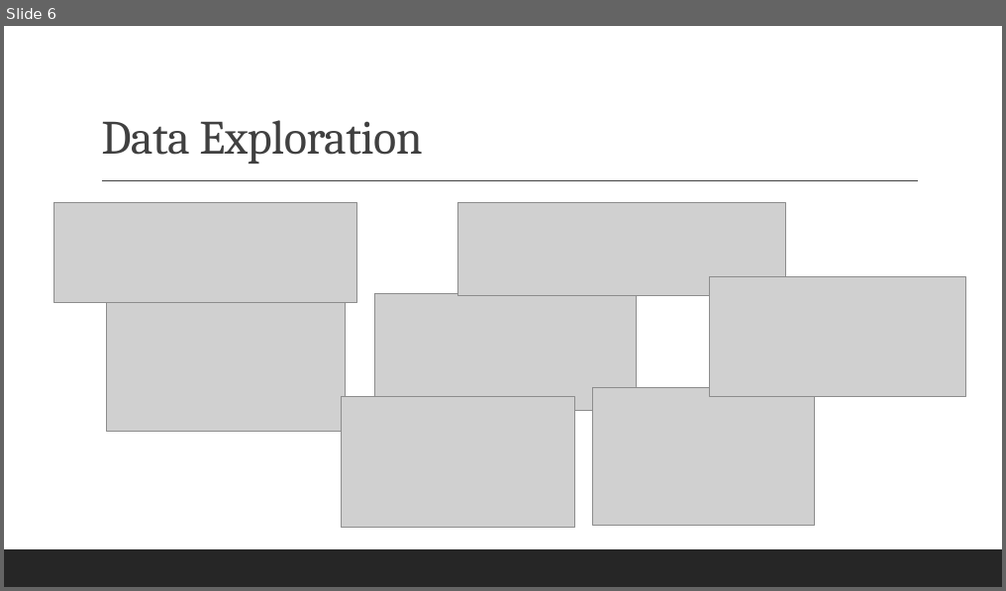
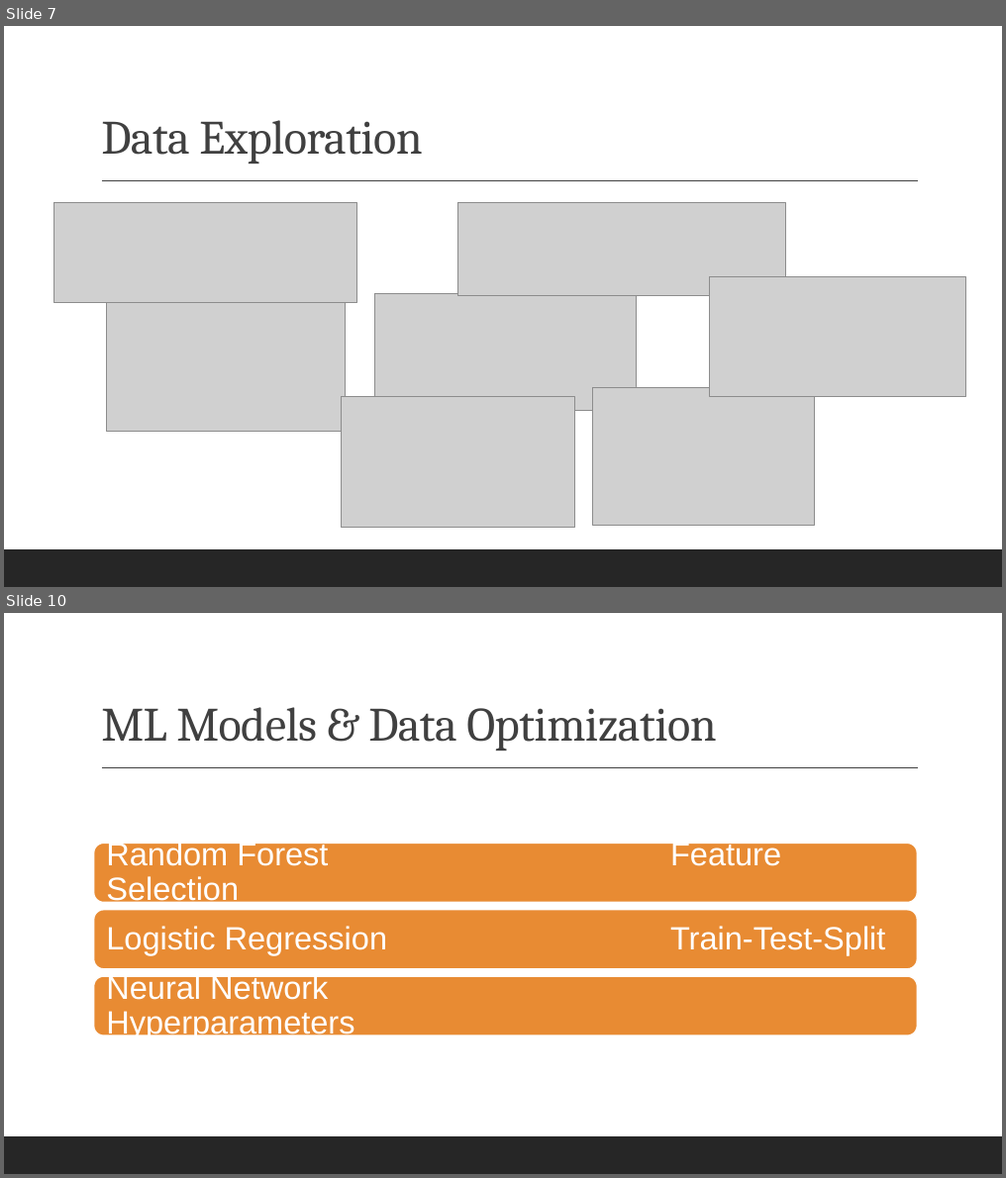
Before and after one commit to SandraBotica/ML_Project_4, a slide deck: Heart Disease Analysis and Predictions.pptx. Shown one above the other, each under a label of ours: slide 6 before the commit, slides 7 and 10 after it; the slides between them are not shown. The pictures are 1006x591 and 1006x1178 pixels, drawn with LibreOffice and Linux fonts; fonts in the diff are those of the drawing; grey boxes stand for pictures. Boxes give left, top, right and bottom in pixels: in the first picture for what was removed or moved away, otherwise in the second. Text is boxed around its words. In the diff, an @@ line names an element or a change of style, - is before the commit and + after.

Commit message:
neural network in separate notebook, other notebook tidied

```diff
--- a/Heart Disease Analysis and Predictions.pptx
+++ b/Heart Disease Analysis and Predictions.pptx
@@ slide 10 added at bbox=[4, 613, 1002, 1174], background #FFFFFF; not listed: 2 template elements that a slide beside it also shows @@
@@ title added at bbox=[101, 707, 716, 751], 46 pt, text #404040 @@
+ML Models & Data Optimization
@@ group added at bbox=[94, 840, 918, 1040]: 3 rounded rectangles, 3 texts @@
+Random Forest Feature Selection
+Logistic Regression Train-Test-Split
+Neural Network Hyperparameters
@@ what was slide 6 is now slide 7 @@
```
Also in this commit, not shown: 3 slides changed, 5 other slides added, 2 slides removed, 4 other files.
